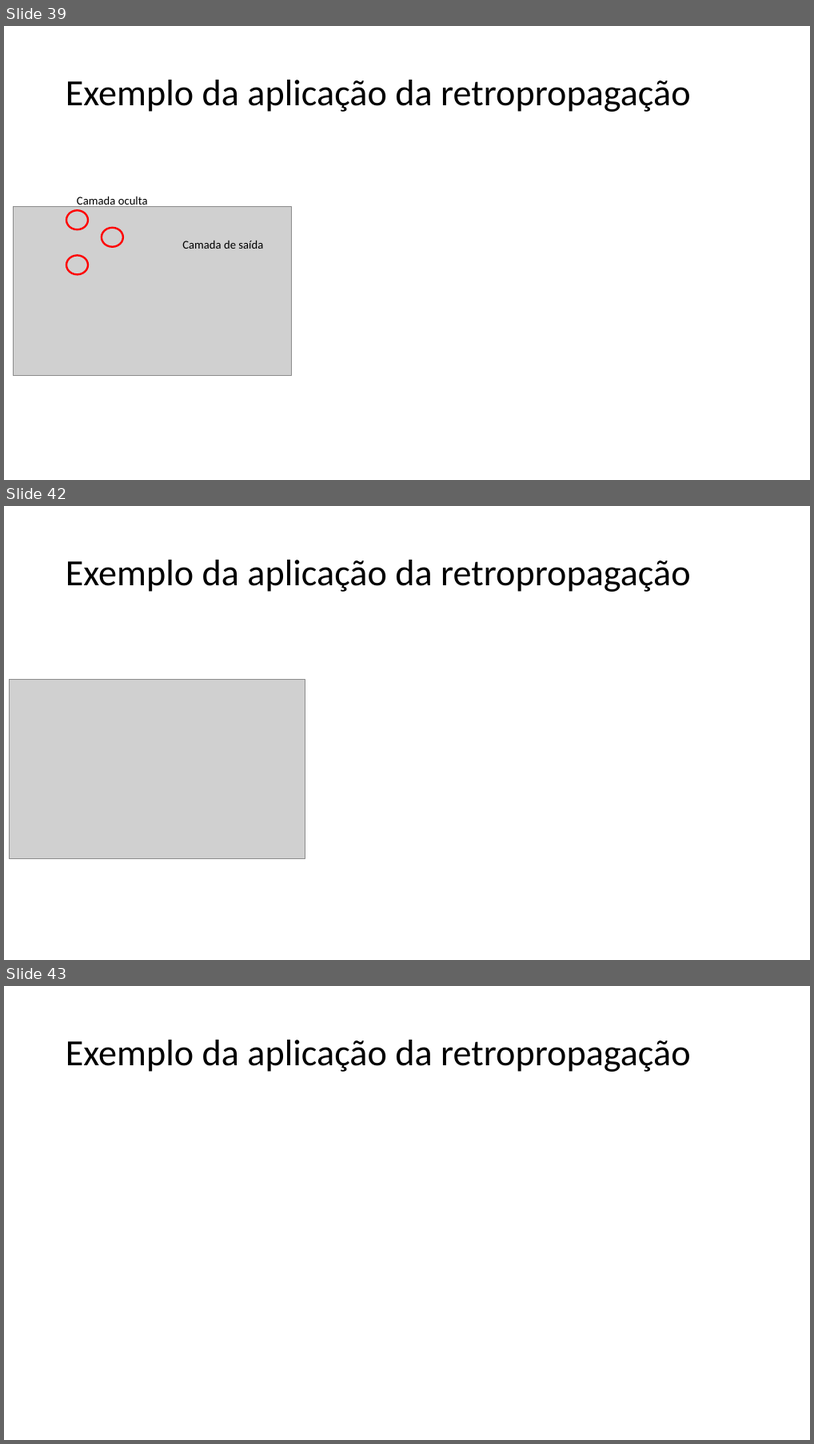
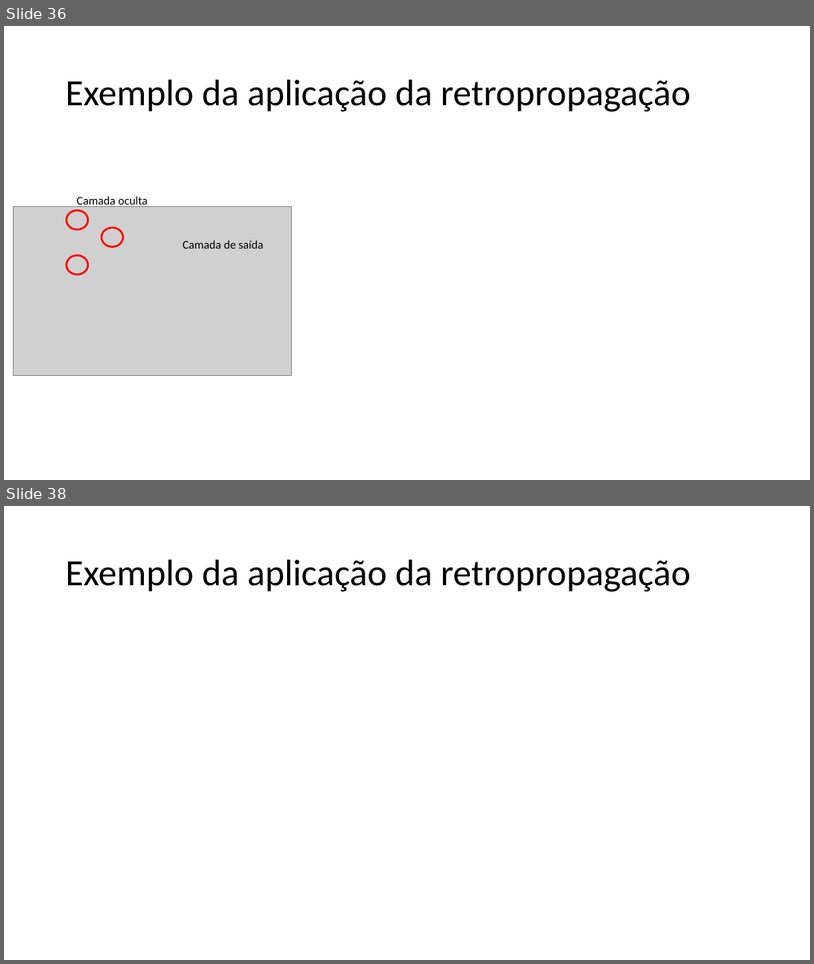
Before and after one commit to zz4fap/c24_inteligencia_artificial, a slide deck: slides/C24_MLP.pptx. Shown one above the other, each under a label of ours: slides 39, 42 and 43 before the commit, slides 36 and 38 after it; the slides between them are not shown. The pictures are 814x1444 and 814x964 pixels, drawn with LibreOffice and Linux fonts; fonts in the diff are those of the drawing; grey boxes stand for pictures. Boxes give left, top, right and bottom in pixels: in the first picture for what was removed or moved away, otherwise in the second. Text is boxed around its words. In the diff, an @@ line names an element or a change of style, - is before the commit and + after.

```diff
--- a/slides/C24_MLP.pptx
+++ b/slides/C24_MLP.pptx
@@ slide 42 removed at box(4, 506, 810, 960), background #FFFFFF @@
@@ title removed at box(66, 560, 690, 592) @@
-Exemplo da aplicação da retropropagação
@@ picture removed at box(9, 679, 306, 858) @@
@@ what was slide 39 is now slide 36 @@
@@ what was slide 43 is now slide 38 @@
```
Also in this commit, not shown: 3 slides changed, 3 other slides removed.
